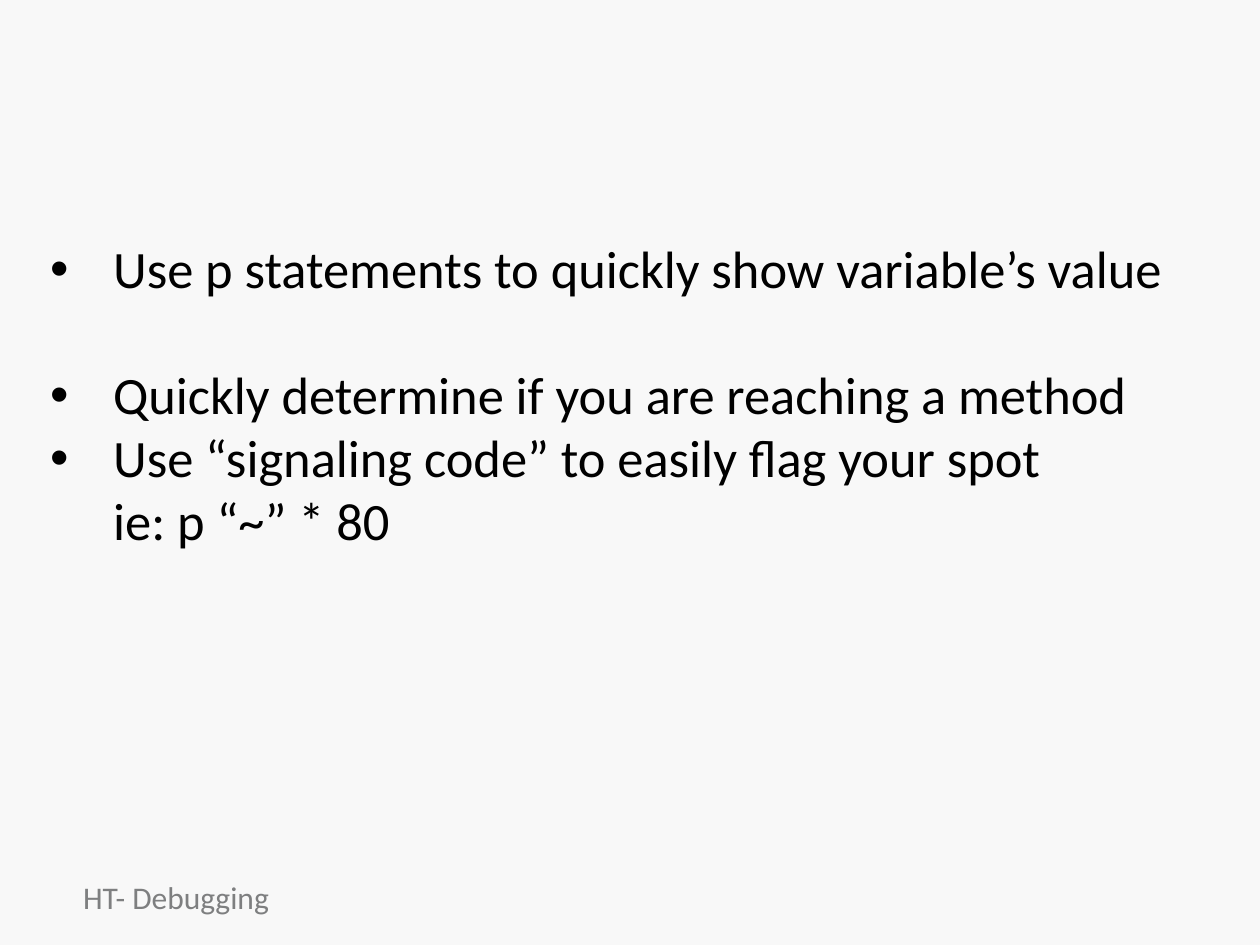
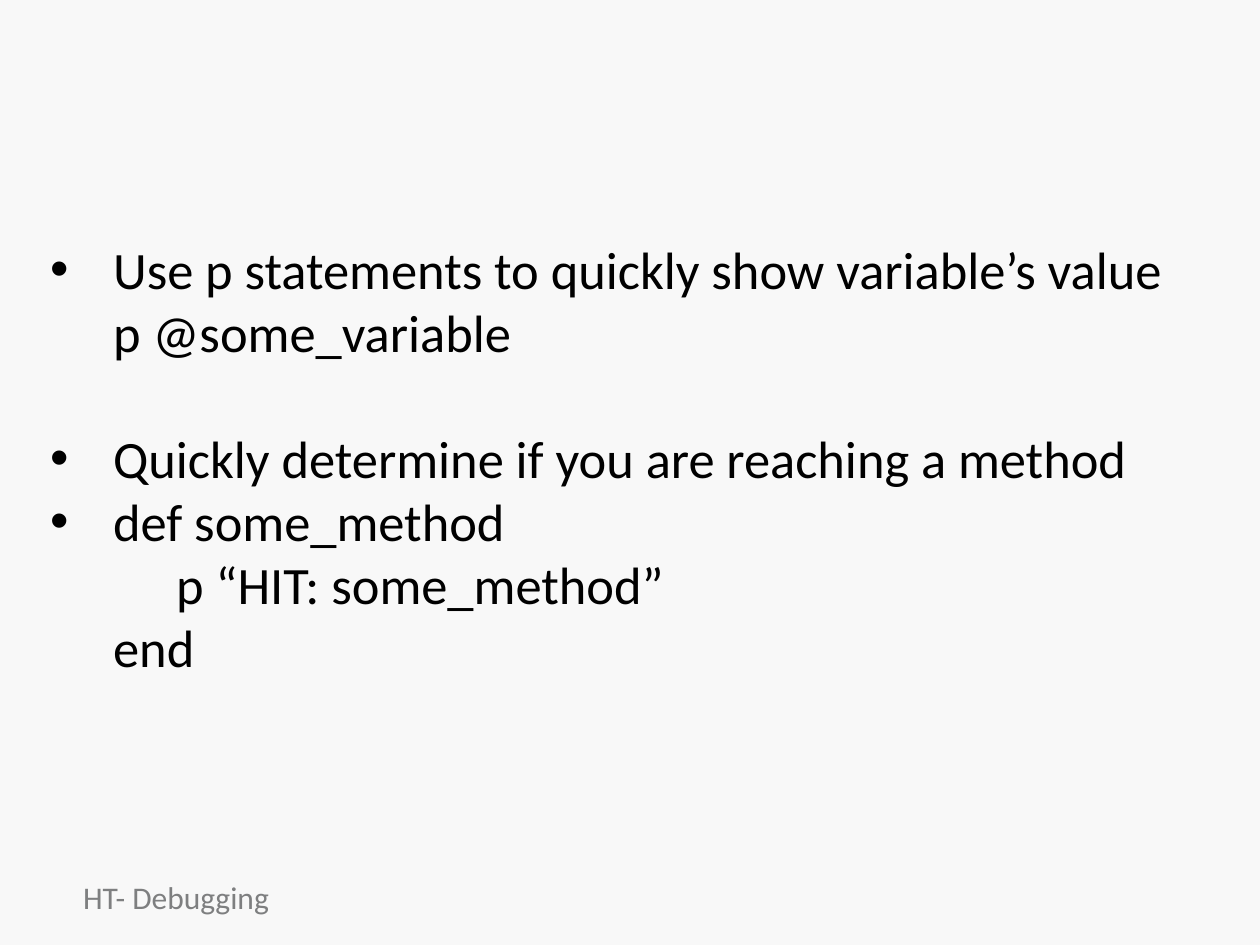
Before and after one commit to jumpcheng/debugging_notes, a slide deck: slide 14 of HT-debugging-basics.pptx (slide 12 before the commit). Drawn at 1260x945 pixels with LibreOffice and Linux fonts; fonts in the diff are those of the drawing; background and template pictures are left out. Boxes give left, top, right and bottom in pixels: in the first picture for what was removed or moved away, otherwise in the second. Text is boxed around its words. In the diff, an @@ line names an element or a change of style, - is before the commit and + after.

```diff
--- a/HT-debugging-basics.pptx
+++ b/HT-debugging-basics.pptx
@@ text at [113,252,1162,361]: text changed @@
-• Use p statements to quickly show variable’s value
+• Use p statements to quickly show variable’s value
+  p @some_variable
@@ text at [113,504,663,668]: text changed @@
-• Use “signaling code” to easily flag your spot
-  ie: p “~” * 80
+• def some_method
+  p “HIT: some_method”
+  end
```
Also in this commit, not shown: 8 other slides changed, 4 slides added, 2 other files.
